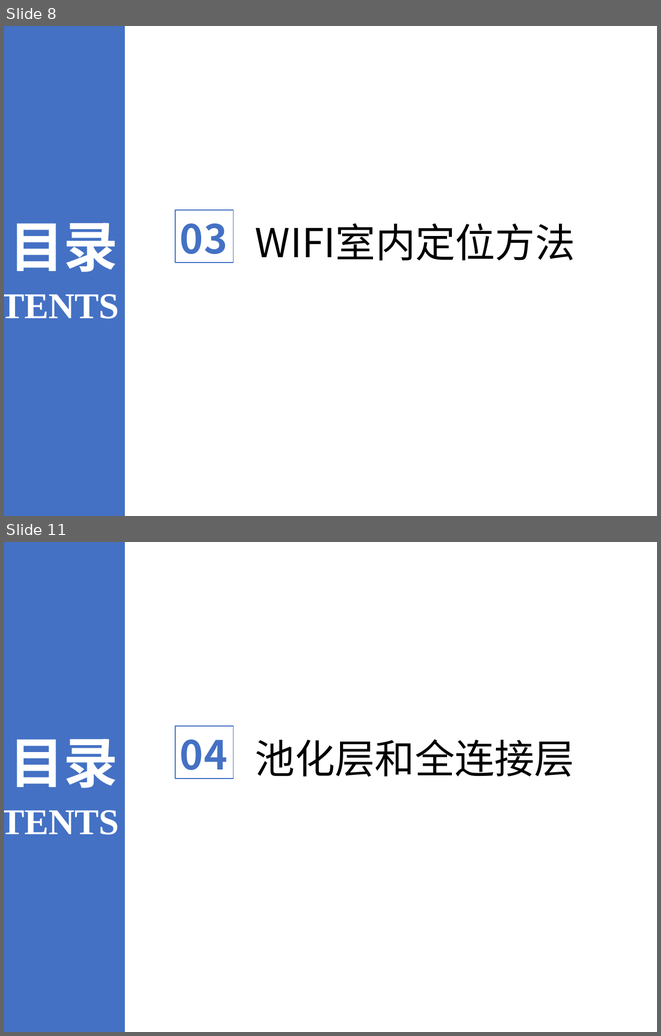
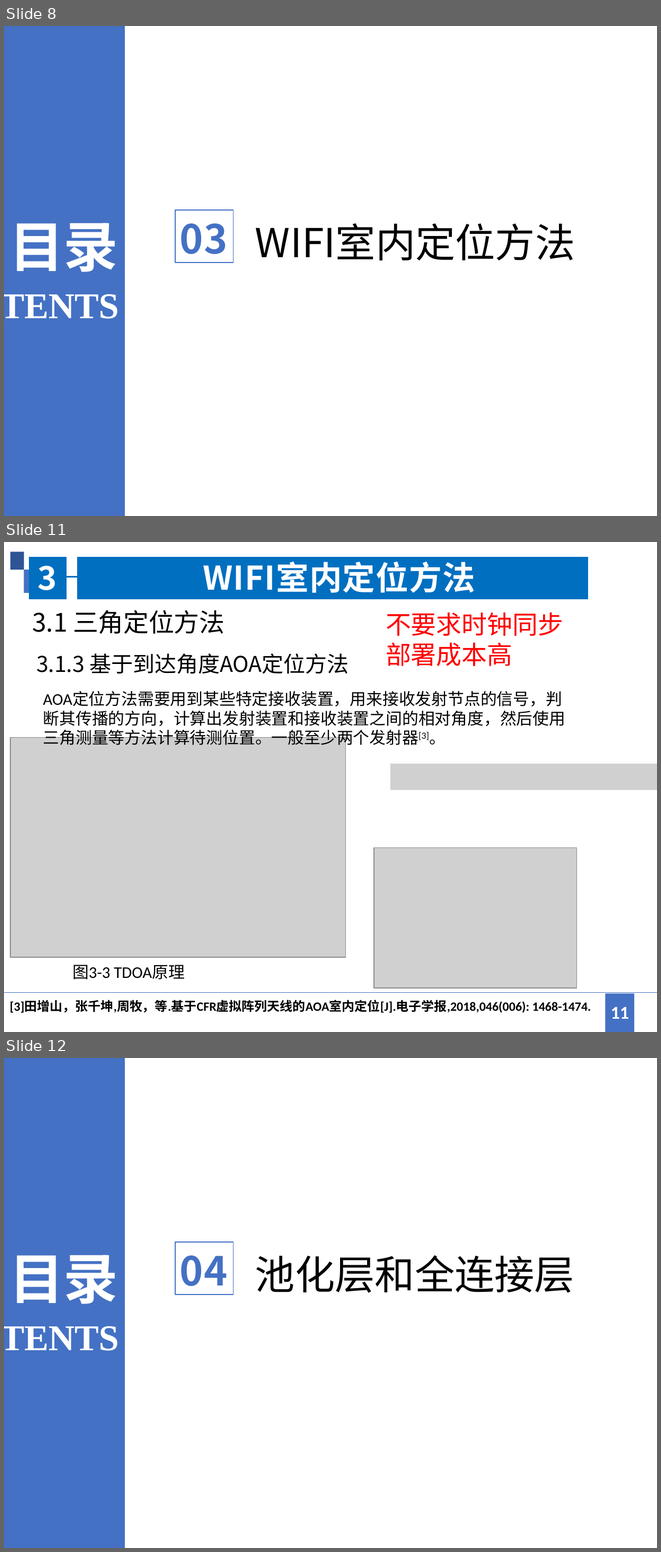
Before and after one commit to jingwei1205/MyCourse, a slide deck: 卫星定位/WIFI室内定位方法综述.pptx. Shown one above the other, each under a label of ours: slides 8 and 11 before the commit, slides 8, 11 and 12 after it; the slides between them are not shown. The pictures are 661x1036 and 661x1552 pixels, drawn with LibreOffice and Linux fonts; fonts in the diff are those of the drawing; grey boxes stand for pictures. Boxes give left, top, right and bottom in pixels: in the first picture for what was removed or moved away, otherwise in the second. Text is boxed around its words. In the diff, an @@ line names an element or a change of style, - is before the commit and + after.

```diff
--- a/卫星定位/WIFI室内定位方法综述.pptx
+++ b/卫星定位/WIFI室内定位方法综述.pptx
@@ slide 11 added at bbox=[4, 542, 657, 1032], background #FFFFFF @@
@@ freeform shape added at bbox=[10, 552, 24, 570], fill #2E5496 @@
@@ group added at bbox=[29, 557, 587, 599]: 5 freeform shapes @@
@@ title added at bbox=[37, 556, 475, 593], 36 pt, text #FFFFFF, bold @@
+3 WIFI室内定位方法
@@ freeform shape added at bbox=[24, 570, 35, 593], fill #4471C4 @@
@@ freeform shape added at bbox=[24, 570, 29, 593], fill #4471C4 @@
@@ text added at bbox=[32, 610, 224, 634], 28 pt, text #000000 @@
+3.1 三角定位方法
@@ text added at bbox=[386, 612, 563, 666], 28 pt, text #FF0000 @@
+不要求时钟同步
+部署成本高
@@ text added at bbox=[36, 653, 348, 674], 24 pt, text #000000 @@
+3.1.3 基于到达角度AOA定位方法
@@ text added at bbox=[43, 691, 566, 748], 18 pt, text #000000 @@
+AOA定位方法需要用到某些特定接收装置，用来接收发射节点的信号，判断其传播的方向，计算出发射装置和接收装置之间的相对角度，然后使用三角测量等方法计算待测位置。一般至少两个发射器[3]。
@@ picture added at bbox=[10, 737, 345, 958] @@
@@ picture added at bbox=[390, 764, 657, 790] @@
@@ picture added at bbox=[374, 848, 576, 988] @@
@@ text added at bbox=[72, 964, 184, 979], 18 pt, text #000000 @@
+图3-3 TDOA原理
@@ freeform shape added at bbox=[4, 992, 657, 992], outline #4471C4 0.48 pt @@
@@ text added at bbox=[10, 999, 591, 1013], 14 pt, text #000000, bold @@
+[3]田增山，张千坤,周牧，等.基于CFR虚拟阵列天线的AOA室内定位[J].电子学报,2018,046(006): 1468-1474.
@@ freeform shape added at bbox=[606, 993, 634, 1032], fill #4471C4 @@
@@ page number added at bbox=[611, 1006, 629, 1018], 20 pt, text #FFFFFF, bold @@
+11
@@ what was slide 11 is now slide 12 @@
```
Also in this commit, not shown: 2 slides changed.
